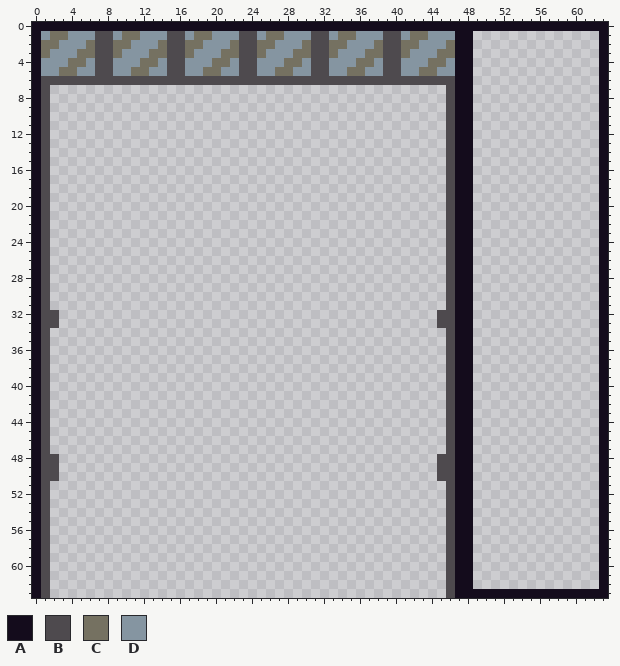
Pixel-art sprite -- assets/images/tilesets/tiles.png. Above, as it was before the edit.
The file is 64x64 pixels.
Palette (. is transparent): A #140c1c  B #4e4a4e  C #757161  D #8595a1
Pixels before (only the part around the change), first column x 0:
 0 AAAAAAAAAAAAAAAAAAAAAAAAAAAAAAAAAAAAAAAAAAAAAAAAAAAAAAA
 1 ADCCDDDBBDCCDDDBBDCCDDDBBDCCDDDBBDCCDDDBBDCCDDDAA......
 2 ACCDDDCBBCCDDDCBBCCDDDCBBCCDDDCBBCCDDDCBBCCDDDCAA......
 3 ACDDDCCBBCDDDCCBBCDDDCCBBCDDDCCBBCDDDCCBBCDDDCCAA......
 4 ADDDCCDBBDDDCCDBBDDDCCDBBDDDCCDBBDDDCCDBBDDDCCDAA......
 5 ADDCCDDBBDDCCDDBBDDCCDDBBDDCCDDBBDDCCDDBBDDCCDDAA......
 6 ABBBBBBBBBBBBBBBBBBBBBBBBBBBBBBBBBBBBBBBBBBBBBBAA......
 7 AB............................................BAA......
 8 AB............................................BAA......
 9 AB............................................BAA......
10 AB............................................BAA......
11 AB............................................BAA......
12 AB............................................BAA......
13 AB............................................BAA......
14 AB............................................BAA......
15 AB............................................BAA......
16 AB............................................BAA......
17 AB............................................BAA......
18 AB............................................BAA......
19 AB............................................BAA......
20 AB............................................BAA......
21 AB............................................BAA......
22 AB............................................BAA......
23 AB............................................BAA......
24 AB............................................BAA......
25 AB............................................BAA......
26 AB............................................BAA......
27 AB............................................BAA......
28 AB............................................BAA......
29 AB............................................BAA......
30 AB............................................BAA......
31 AB............................................BAA......
32 ABB..........................................BBAA......
33 ABB..........................................BBAA......
34 AB............................................BAA......
35 AB............................................BAA......
36 AB............................................BAA......
37 AB............................................BAA......
38 AB............................................BAA......
39 AB............................................BAA......
40 AB............................................BAA......
41 AB............................................BAA......
42 AB............................................BAA......
43 AB............................................BAA......
44 AB............................................BAA......
45 AB............................................BAA......
46 AB............................................BAA......
47 AB............................................BAA......
48 ABB..........................................BBAA......
49 ABB..........................................BBAA......
50 ABB..........................................BBAA......
51 AB............................................BAA......
52 AB............................................BAA......
53 AB............................................BAA......
54 AB............................................BAA......
55 AB............................................BAA......
56 AB............................................BAA......
57 AB............................................BAA......
58 AB............................................BAA......
59 AB............................................BAA......
60 AB............................................BAA......
61 AB............................................BAA......
62 AB............................................BAA......
63 AB............................................BAAAAAAAA
The result:
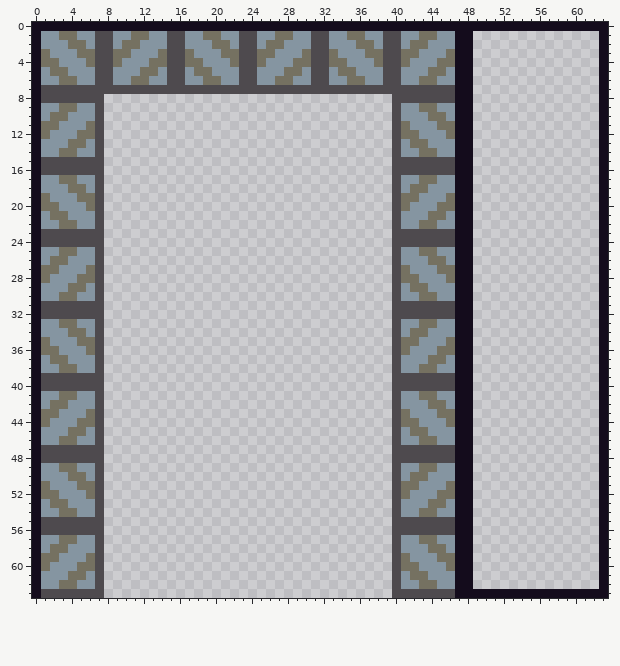
Change:
y 1: x 2 C -> D; x 4 D -> C; x 10 C -> D; x 12 D -> C; x 18 C -> D; x 20 D -> C; x 26 C -> D; x 28 D -> C; x 34 C -> D; x 36 D -> C; x 42 C -> D; x 44 D -> C
y 2: x 1..2 CC -> DD; x 4..6 DDC -> CCD; x 9 C -> D; x 11 D -> C; x 14 C -> D; x 17..18 CC -> DD; x 20..22 DDC -> CCD; x 25 C -> D; x 27 D -> C; x 30 C -> D; x 33..34 CC -> DD; x 36..38 DDC -> CCD; x 41 C -> D; x 43 D -> C; x 46 C -> D
y 3: x 10 D -> C; x 13 C -> D; x 26 D -> C; x 29 C -> D; x 42 D -> C; x 45 C -> D
y 4: x 1..2 DD -> CC; x 4..6 CCD -> DDC; x 9 D -> C; x 12 C -> D; x 14 D -> C; x 17..18 DD -> CC; x 20..22 CCD -> DDC; x 25 D -> C; x 28 C -> D; x 30 D -> C; x 33..34 DD -> CC; x 36..38 CCD -> DDC; x 41 D -> C; x 44 C -> D; x 46 D -> C
y 5: x 2 D -> C; x 4 C -> D; x 11 C -> D; x 13 D -> C; x 18 D -> C; x 20 C -> D; x 27 C -> D; x 29 D -> C; x 34 D -> C; x 36 C -> D; x 43 C -> D; x 45 D -> C
y 6: x 1..6 BBBBBB -> DDCCDD; x 9..14 BBBBBB -> DDCCDD; x 17..22 BBBBBB -> DDCCDD; x 25..30 BBBBBB -> DDCCDD; x 33..38 BBBBBB -> DDCCDD; x 41..46 BBBBBB -> DDCCDD
y 7: x 2..45 ............................................ -> BBBBBBBBBBBBBBBBBBBBBBBBBBBBBBBBBBBBBBBBBBBB
y 8: x 2..7 ...... -> BBBBBB; x 40..45 ...... -> BBBBBB
y 9: x 1..7 B...... -> DDCCDDB; x 40..46 ......B -> BDDCCDD
y 10: x 1..7 B...... -> DCCDDDB; x 40..46 ......B -> BDDDCCD
y 11: x 1..7 B...... -> CCDDDCB; x 40..46 ......B -> BCDDDCC
y 12: x 1..7 B...... -> CDDDCCB; x 40..46 ......B -> BCCDDDC
y 13: x 1..7 B...... -> DDDCCDB; x 40..46 ......B -> BDCCDDD
y 14: x 1..7 B...... -> DDCCDDB; x 40..46 ......B -> BDDCCDD
y 15..16: x 2..7 ...... -> BBBBBB; x 40..45 ...... -> BBBBBB
y 17: x 1..7 B...... -> DDCCDDB; x 40..46 ......B -> BDDCCDD
y 18: x 1..7 B...... -> DDDCCDB; x 40..46 ......B -> BDCCDDD
y 19: x 1..7 B...... -> CDDDCCB; x 40..46 ......B -> BCCDDDC
y 20: x 1..7 B...... -> CCDDDCB; x 40..46 ......B -> BCDDDCC
y 21: x 1..7 B...... -> DCCDDDB; x 40..46 ......B -> BDDDCCD
y 22: x 1..7 B...... -> DDCCDDB; x 40..46 ......B -> BDDCCDD
y 23..24: x 2..7 ...... -> BBBBBB; x 40..45 ...... -> BBBBBB
y 25: x 1..7 B...... -> DDCCDDB; x 40..46 ......B -> BDDCCDD
y 26: x 1..7 B...... -> DCCDDDB; x 40..46 ......B -> BDDDCCD
y 27: x 1..7 B...... -> CCDDDCB; x 40..46 ......B -> BCDDDCC
y 28: x 1..7 B...... -> CDDDCCB; x 40..46 ......B -> BCCDDDC
y 29: x 1..7 B...... -> DDDCCDB; x 40..46 ......B -> BDCCDDD
y 30: x 1..7 B...... -> DDCCDDB; x 40..46 ......B -> BDDCCDD
y 31: x 2..7 ...... -> BBBBBB; x 40..45 ...... -> BBBBBB
y 32: x 3..7 ..... -> BBBBB; x 40..44 ..... -> BBBBB
y 33: x 1..7 BB..... -> DDCCDDB; x 40..46 .....BB -> BDDCCDD
y 34: x 1..7 B...... -> DDDCCDB; x 40..46 ......B -> BDCCDDD
y 35: x 1..7 B...... -> CDDDCCB; x 40..46 ......B -> BCCDDDC
y 36: x 1..7 B...... -> CCDDDCB; x 40..46 ......B -> BCDDDCC
y 37: x 1..7 B...... -> DCCDDDB; x 40..46 ......B -> BDDDCCD
y 38: x 1..7 B...... -> DDCCDDB; x 40..46 ......B -> BDDCCDD
y 39..40: x 2..7 ...... -> BBBBBB; x 40..45 ...... -> BBBBBB
y 41: x 1..7 B...... -> DDCCDDB; x 40..46 ......B -> BDDCCDD
y 42: x 1..7 B...... -> DCCDDDB; x 40..46 ......B -> BDDDCCD
y 43: x 1..7 B...... -> CCDDDCB; x 40..46 ......B -> BCDDDCC
y 44: x 1..7 B...... -> CDDDCCB; x 40..46 ......B -> BCCDDDC
y 45: x 1..7 B...... -> DDDCCDB; x 40..46 ......B -> BDCCDDD
y 46: x 1..7 B...... -> DDCCDDB; x 40..46 ......B -> BDDCCDD
y 47: x 2..7 ...... -> BBBBBB; x 40..45 ...... -> BBBBBB
y 48: x 3..7 ..... -> BBBBB; x 40..44 ..... -> BBBBB
y 49: x 1..7 BB..... -> DDCCDDB; x 40..46 .....BB -> BDDCCDD
y 50: x 1..7 BB..... -> DDDCCDB; x 40..46 .....BB -> BDCCDDD
y 51: x 1..7 B...... -> CDDDCCB; x 40..46 ......B -> BCCDDDC
y 52: x 1..7 B...... -> CCDDDCB; x 40..46 ......B -> BCDDDCC
y 53: x 1..7 B...... -> DCCDDDB; x 40..46 ......B -> BDDDCCD
y 54: x 1..7 B...... -> DDCCDDB; x 40..46 ......B -> BDDCCDD
y 55..56: x 2..7 ...... -> BBBBBB; x 40..45 ...... -> BBBBBB
y 57: x 1..7 B...... -> DDCCDDB; x 40..46 ......B -> BDDCCDD
y 58: x 1..7 B...... -> DCCDDDB; x 40..46 ......B -> BDDDCCD
y 59: x 1..7 B...... -> CCDDDCB; x 40..46 ......B -> BCDDDCC
y 60: x 1..7 B...... -> CDDDCCB; x 40..46 ......B -> BCCDDDC
y 61: x 1..7 B...... -> DDDCCDB; x 40..46 ......B -> BDCCDDD
y 62: x 1..7 B...... -> DDCCDDB; x 40..46 ......B -> BDDCCDD
y 63: x 2..7 ...... -> BBBBBB; x 40..45 ...... -> BBBBBB
Pixel boxes of the changes (left, top, right, bottom) in both pictures:
changed: (41, 31, 455, 598)
